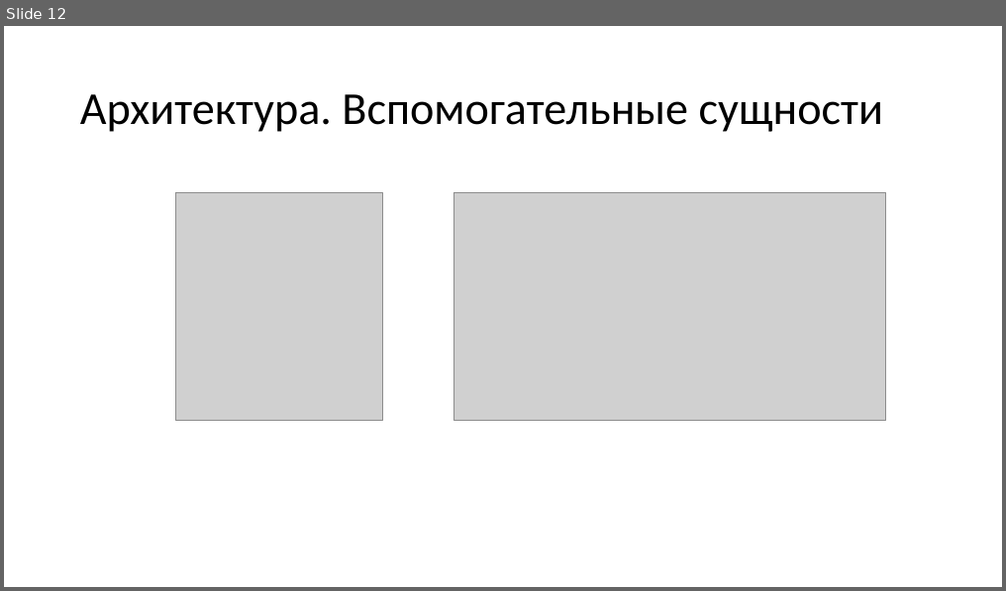
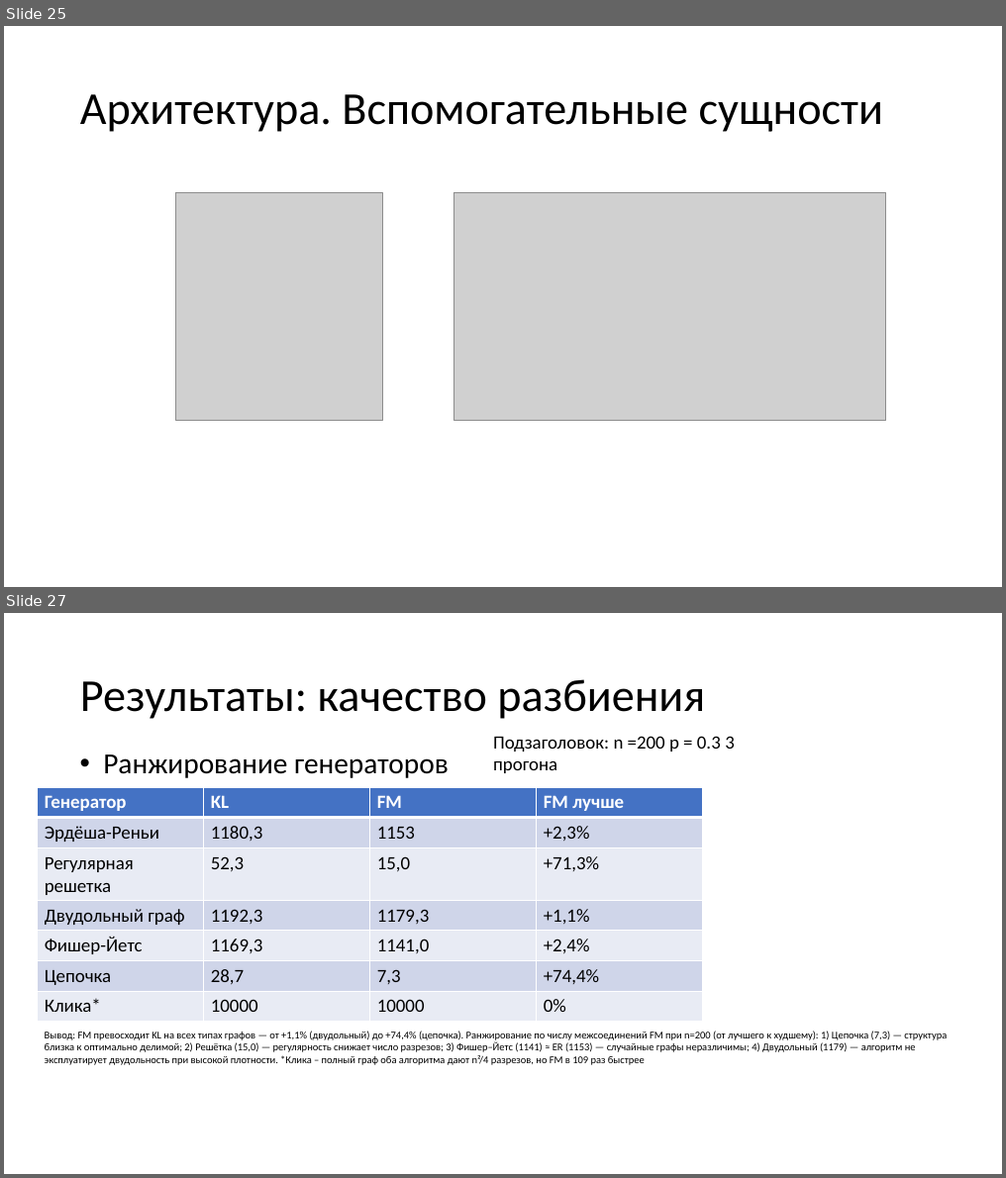
Before and after one commit to Sergho/circuits, a slide deck: presentation/presentation.pptx. Shown one above the other, each under a label of ours: slide 12 before the commit, slides 25 and 27 after it; the slides between them are not shown. The pictures are 1006x591 and 1006x1178 pixels, drawn with LibreOffice and Linux fonts; fonts in the diff are those of the drawing; grey boxes stand for pictures. Boxes give left, top, right and bottom in pixels: in the first picture for what was removed or moved away, otherwise in the second. Text is boxed around its words. In the diff, an @@ line names an element or a change of style, - is before the commit and + after.

```diff
--- a/presentation/presentation.pptx
+++ b/presentation/presentation.pptx
@@ slide 27 added at (4,613,1002,1174), background #FFFFFF @@
@@ title added at (80,679,705,719), 44 pt, text #000000 @@
+Результаты: качество разбиения
@@ text added at (103,755,449,778), 28 pt, text #000000 @@
+• Ранжирование генераторов
@@ text added at (493,736,735,773), 18 pt, text #000000 @@
+Подзаголовок: n =200 p = 0.3 3 прогона
@@ table added at (37,787,702,1022), 7 rows, 4 columns @@
+Генератор | KL | FM | FM лучше
+Эрдёша-Реньи | 1180,3 | 1153 | +2,3%
+Регулярная решетка | 52,3 | 15,0 | +71,3%
+Двудольный граф | 1192,3 | 1179,3 | +1,1%
+Фишер-Йетс | 1169,3 | 1141,0 | +2,4%
+Цепочка | 28,7 | 7,3 | +74,4%
+Клика* | 10000 | 10000 | 0%
@@ text added at (45,1031,946,1065), 10 pt, text #000000 @@
+Вывод: FM превосходит KL на всех типах графов — от +1,1% (двудольный) до +74,4% (цепочка). Ранжирование по числу межсоединений FM при n=200 (от лучшего к худшему): 1) Цепочка (7,3) — структура близка к оптимально делимой; 2) Решётка (15,0) — регулярность снижает число разрезов; 3) Фишер–Йетс (1141) ≈ ER (1153) — случайные графы неразличимы; 4) Двудольный (1179) — алгоритм не эксплуатирует двудольность при высокой плотности. *Клика – полный граф оба алгоритма дают n²/4 разрезов, но FM в 109 раз быстрее
@@ what was slide 12 is now slide 25 @@
```
Also in this commit, not shown: 7 slides changed, 9 other slides added, 2 slides removed.
